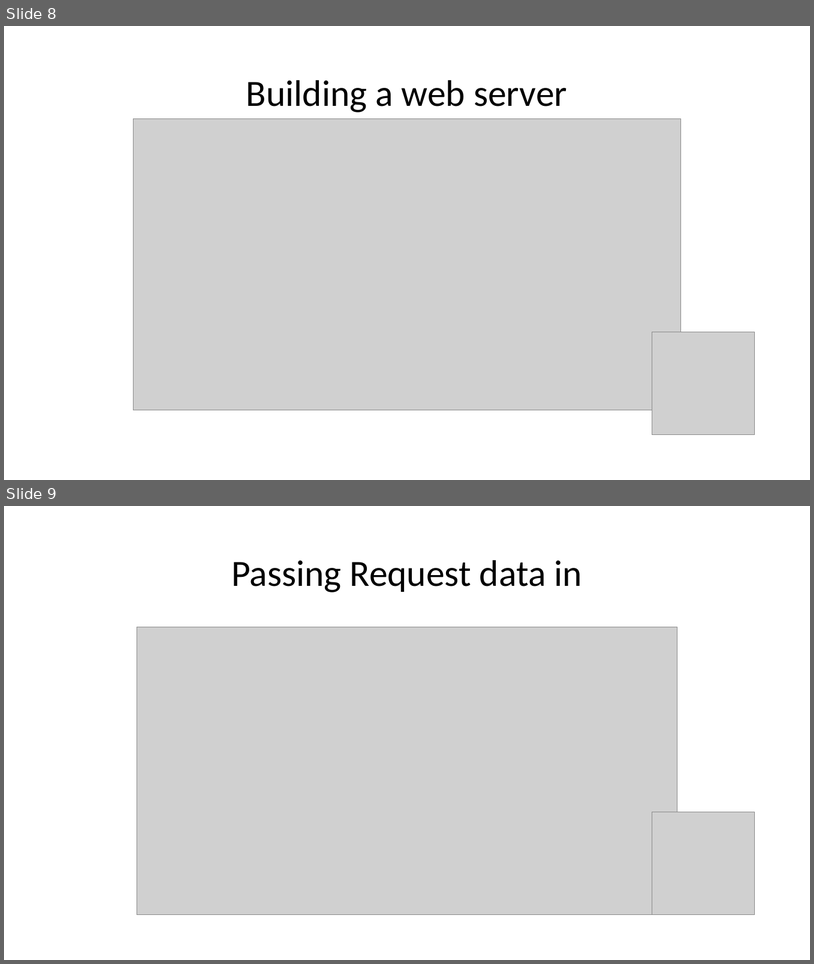
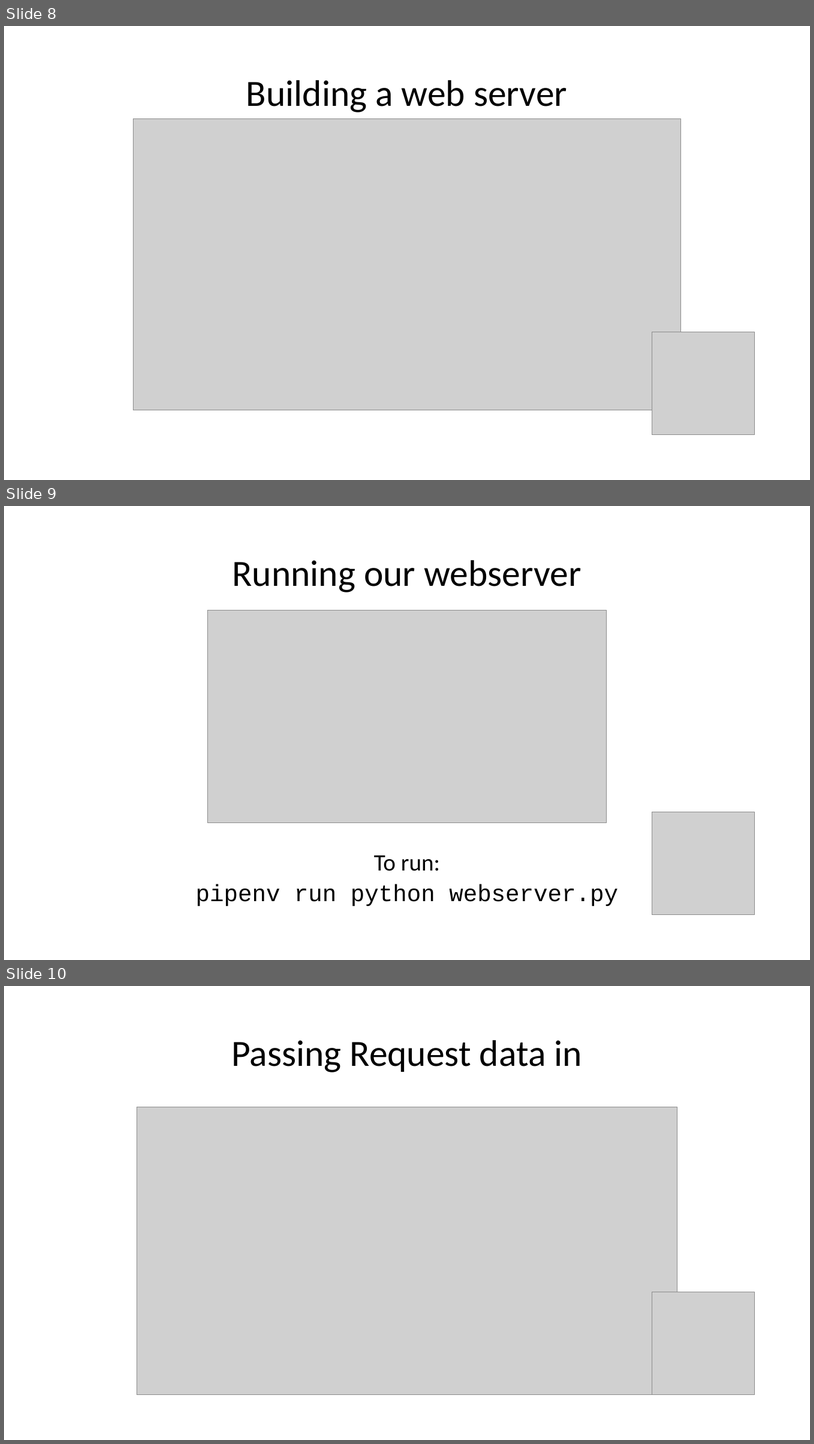
Before and after one commit to wilkotom/python_examples, a slide deck: Python Level 2/Lesson 6/Session 6.pptx. Shown one above the other, each under a label of ours: slides 8 and 9 before the commit, slides 8, 9 and 10 after it. The pictures are 814x964 and 814x1444 pixels, drawn with LibreOffice and Linux fonts; fonts in the diff are those of the drawing; grey boxes stand for pictures. Boxes give left, top, right and bottom in pixels: in the first picture for what was removed or moved away, otherwise in the second. Text is boxed around its words. In the diff, an @@ line names an element or a change of style, - is before the commit and + after.

Commit message:
pipenv not virtualenv

```diff
--- a/Python Level 2/Lesson 6/Session 6.pptx
+++ b/Python Level 2/Lesson 6/Session 6.pptx
@@ slide 9 added at <box>4,506,810,960</box>, background #FFFFFF @@
@@ title added at <box>232,560,581,592</box>, 44 pt, text #000000 @@
+Running our webserver
@@ picture added at <box>207,610,607,822</box> @@
@@ picture added at <box>653,812,755,915</box> @@
@@ text added at <box>196,855,618,906</box>, 28 pt, text #000000 @@
+To run:
+pipenv run python webserver.py
@@ what was slide 9 is now slide 10 @@
```
Also in this commit, not shown: 3 slides changed.
